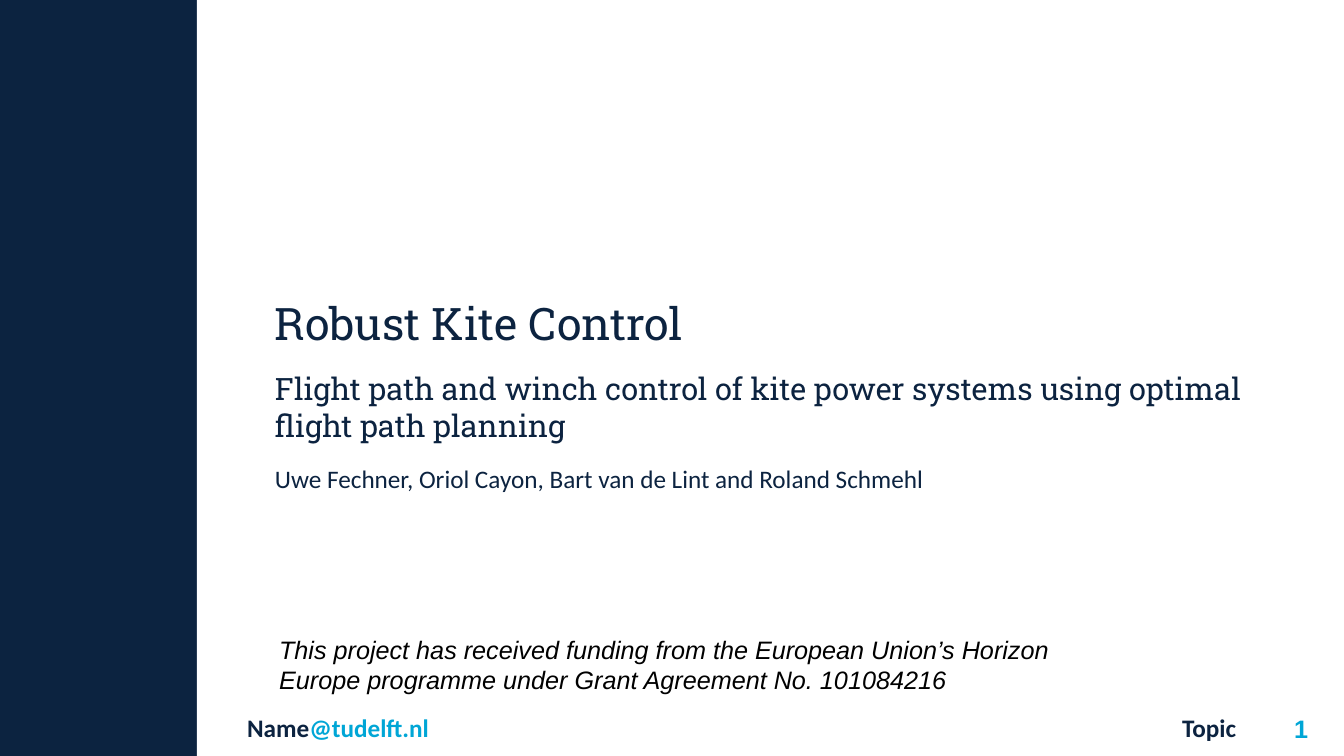
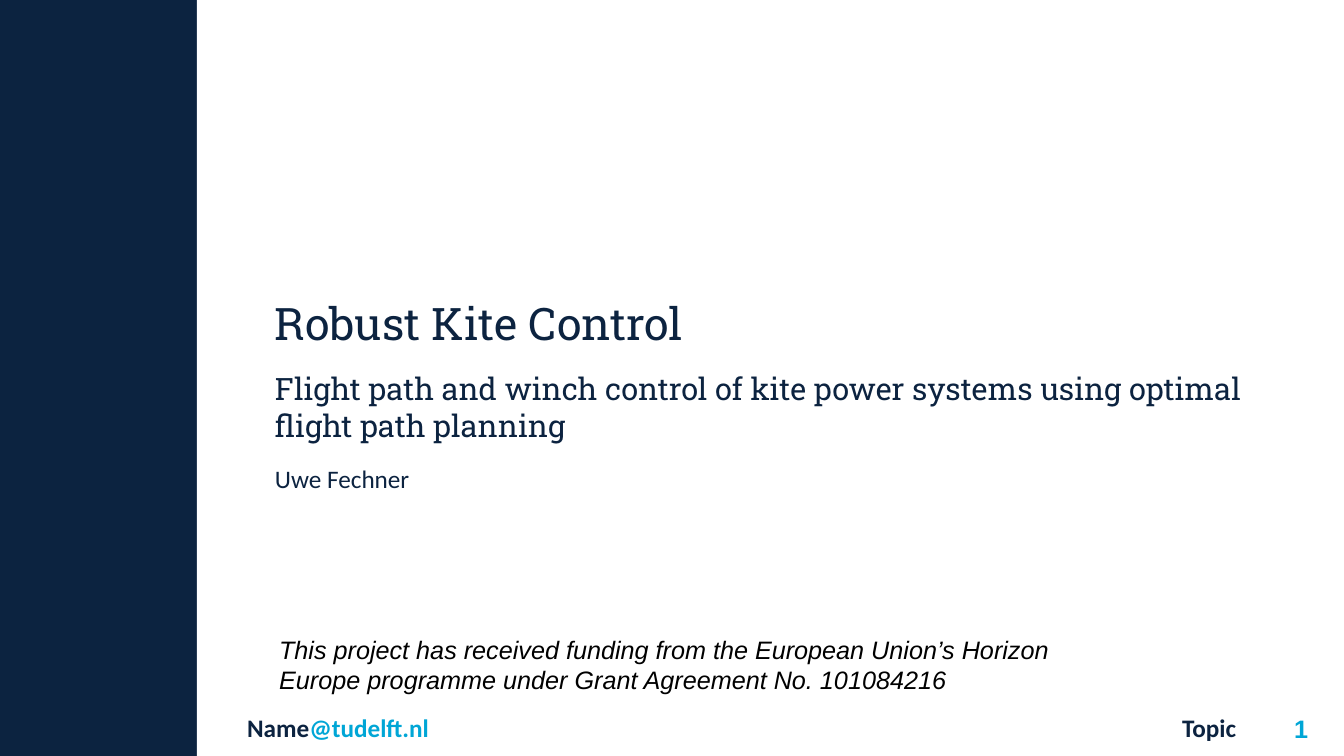
Before and after one commit to OpenSourceAWE/SimpleKiteControllers.jl, a slide deck: slide 1 of presentation/Robust_kite_control_Fechner.odp. Drawn at 1344x756 pixels with LibreOffice and Linux fonts; fonts in the diff are those of the drawing; background and template pictures are left out. Boxes give left, top, right and bottom in pixels: in the first picture for what was removed or moved away, otherwise in the second. Text is boxed around its words. In the diff, an @@ line names an element or a change of style, - is before the commit and + after.

```diff
--- a/presentation/Robust_kite_control_Fechner.odp
+++ b/presentation/Robust_kite_control_Fechner.odp
@@ title at [275, 470, 409, 488]: text changed @@
-Uwe Fechner, Oriol Cayon, Bart van de Lint and Roland Schmehl
+Uwe Fechner
```
Also in this commit, not shown: 1 other slide changed, 1 slide added, 1 other file.
